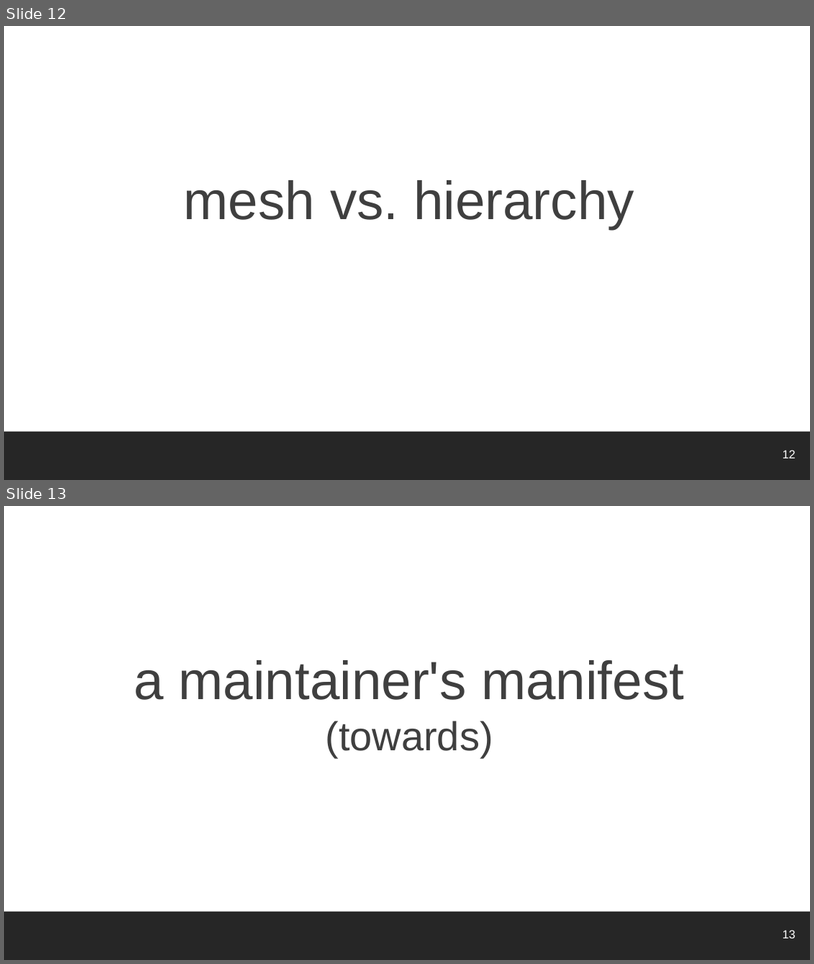
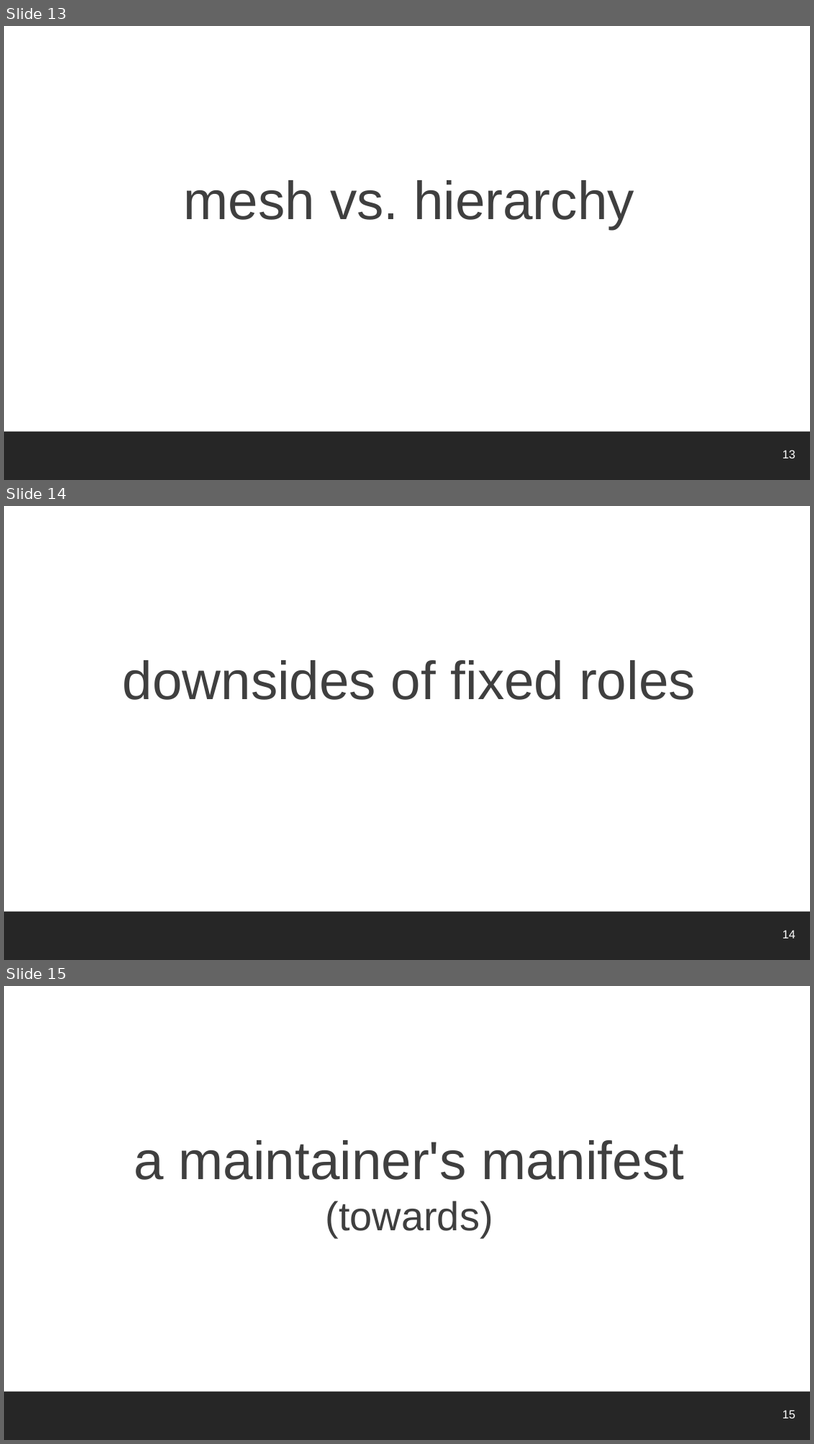
Before and after one commit to danvet/danvet.github.io, a slide deck: slides/lca-2017.odp. Shown one above the other, each under a label of ours: slides 12 and 13 before the commit, slides 13, 14 and 15 after it. The pictures are 814x964 and 814x1444 pixels, drawn with LibreOffice and Linux fonts; fonts in the diff are those of the drawing; background and template pictures are left out. Boxes give left, top, right and bottom in pixels: in the first picture for what was removed or moved away, otherwise in the second. Text is boxed around its words. In the diff, an @@ line names an element or a change of style, - is before the commit and + after.

```diff
--- a/slides/lca-2017.odp
+++ b/slides/lca-2017.odp
@@ slide 14 added at (4,506,810,960), background #FFFFFF; not listed: 2 template elements that a slide beside it also shows @@
@@ title added at (123,660,696,700), 48 pt, text #3F3F3F @@
+downsides of fixed roles
@@ what was slide 12 is now slide 13 @@
@@ page number at (783,449,796,458): text changed @@
-12
+13
@@ what was slide 13 is now slide 15 @@
@@ page number at (783,1409,796,1418): text changed @@
-13
+15
```
Also in this commit, not shown: 1 other slide added, 1 other file.
